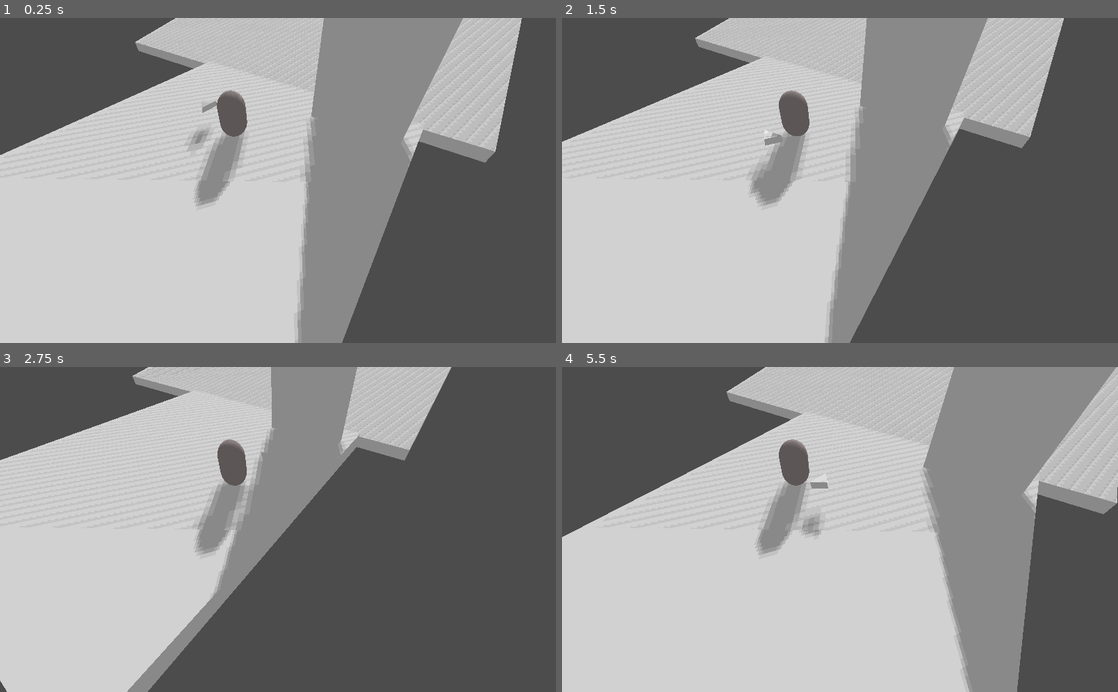
Above: before the commit, frames 1-4 (two rows, left to right).
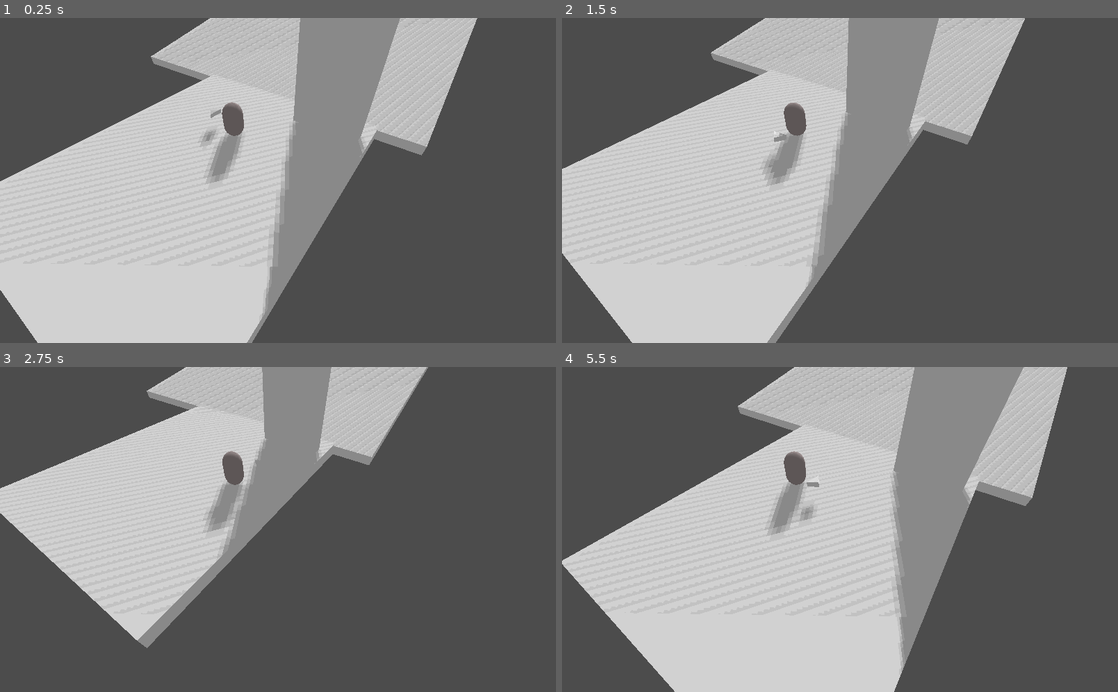
Above: after the commit, the same moments.

Repository: petwoo10/Game2021
Game: Godot game, scene res://test level.tscn
Same seed, same stepped clock (60 frames per second), same inputs: the game is played once before the commit and once after it.
Inputs (mouse positions are in pixels of both pictures, inside the frame that each line leads up to):
- Up to frame 1 (0.25 s): no input
- Up to frame 2 (1.5 s): tap Enter at 0.5 s; move the mouse to (962, 164) at 0.52 s; hold Right (ui_right) 0.53-1.28 s; move the mouse to (728, 196) at 1.27 s; hold Down (ui_down) from 1.28 s (still down)
- Up to frame 3 (2.75 s): move the mouse to (333, 458) at 2.02 s; release Down (ui_down) at 2.03 s; hold Right (ui_right) from 2.03 s (still down)
- Up to frame 4 (5.5 s): move the mouse to (812, 594) at 2.77 s; release Right (ui_right) at 2.78 s; hold Up (ui_up) 2.78-3.53 s; move the mouse to (1006, 578) at 3.52 s; hold Left (ui_left) 3.53-5.03 s; move the mouse to (673, 480) at 4.27 s; move the mouse to (867, 529) at 5.02 s; hold Down (ui_down) from 5.03 s (still down)

The runs differ from the first frame. In frame 1, 25% of the frame differs, in the area x 0-94%, y 0-100%; in frame 2, 22%; in frame 3, 21%; in frame 4, 34%, in the area x 0-100%, y 0-100%.

Commit message:
change carmea view

Diff:
--- a/I will Rise/Camera.gd
+++ b/I will Rise/Camera.gd
@@ -8,9 +8,9 @@
 
 func _process(delta):
 	var camera_pos = Vector3.ZERO
-	camera_pos.x = player_follow.translation.x-15
-	camera_pos.z = player_follow.translation.z-15
-	camera_pos.y = player_follow.translation.y+15
+	camera_pos.x = player_follow.translation.x-20
+	camera_pos.z = player_follow.translation.z-20
+	camera_pos.y = player_follow.translation.y+20
 	set_translation(camera_pos)
 	if player_outline.get_collider():
 		print(player_outline)
--- a/I will Rise/Player.gd
+++ b/I will Rise/Player.gd
@@ -14,6 +14,7 @@
 var gravity = 9.8
 var gravity_vec = Vector3()
 var velocity = Vector3.ZERO
+#player facing cursor
 
 func look_at_cursor():
 	var player_pos = global_transform.origin
@@ -25,6 +26,7 @@
 	cursor_pos = drop_plane.intersects_ray(from,to)
 	look_at(cursor_pos,Vector3.UP)
 
+	#inputs for moving
 
 func get_input():
 	var input = Vector3(
@@ -37,7 +39,7 @@
 
 func _process(delta):
 	pass
-
+#gravtiy
 func _physics_process(delta):
 	direction = Vector3()
 
@@ -58,7 +60,7 @@
 	print(input, move_vector)
 
 	move_vector = input * speed
-	move_vector = move_and_slide_with_snap(move_vector, Vector3.DOWN, Vector3.UP)
+	move_vector = move_and_slide_with_snap(move_vector, Vector3.DOWN, Vector3.UP, true)
 	#print(move_vector)
 
 
